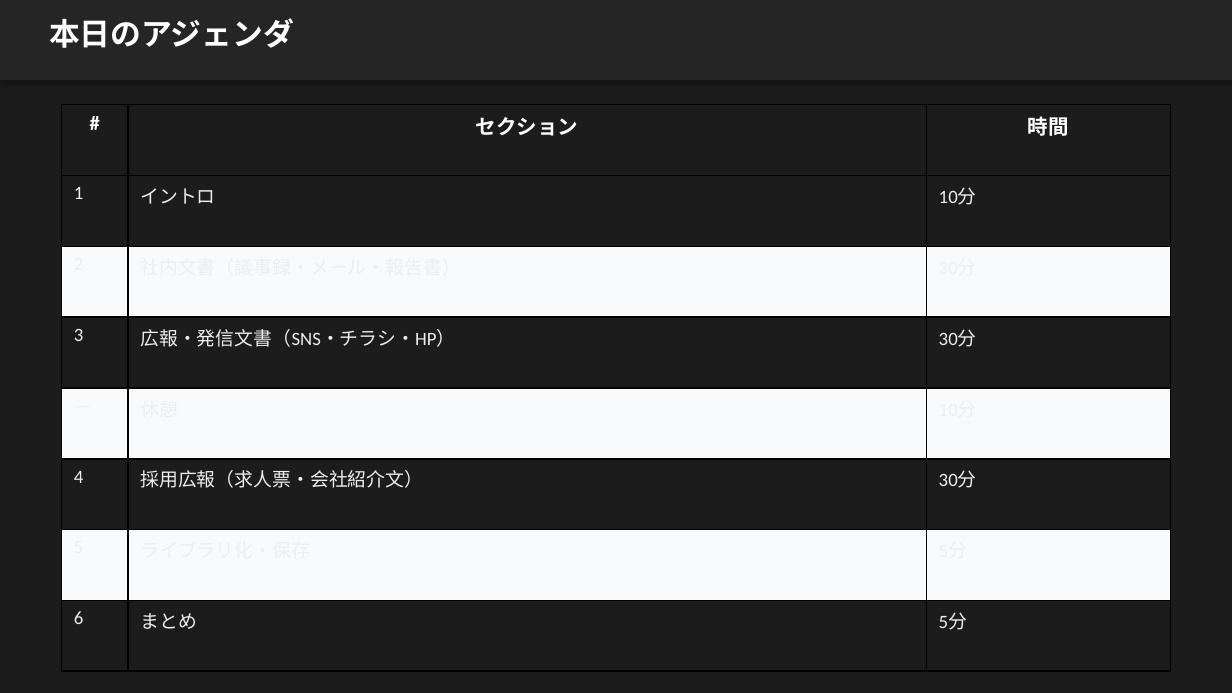
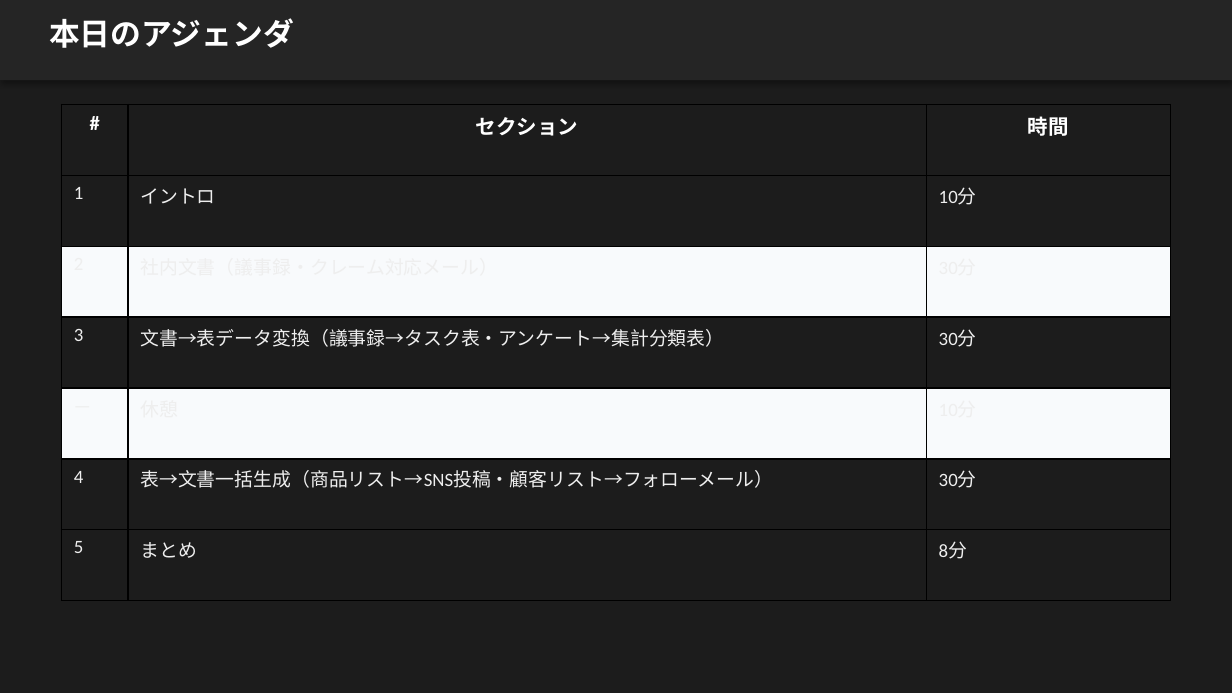
Before and after one commit to zatune-gif/kurashi-no-dodai-log, a slide deck: slide 2 of 00-01_han-ai/training-materials/course02_jissen_bunsho.pptx. Drawn at 1232x693 pixels with LibreOffice and Linux fonts; fonts in the diff are those of the drawing. Boxes give left, top, right and bottom in pixels: in the first picture for what was removed or moved away, otherwise in the second. Text is boxed around its words. In the diff, an @@ line names an element or a change of style, - is before the commit and + after.

```diff
--- a/00-01_han-ai/training-materials/course02_jissen_bunsho.pptx
+++ b/00-01_han-ai/training-materials/course02_jissen_bunsho.pptx
@@ table at box(62, 105, 1170, 671) @@
-row 3, column 2: 社内文書（議事録・メール・報告書）
+row 3, column 2: 社内文書（議事録・クレーム対応メール）
-row 4, column 2: 広報・発信文書（SNS・チラシ・HP）
+row 4, column 2: 文書→表データ変換（議事録→タスク表・アンケート→集計分類表）
-row 6: 4 | 採用広報（求人票・会社紹介文） | 30分
-row 7: 5 | ライブラリ化・保存 | 5分
-row 8: 6 | まとめ | 5分
+row 6: 4 | 表→文書一括生成（商品リスト→SNS投稿・顧客リスト→フォローメール） | 30分
+row 7: 5 | まとめ | 8分
```
Also in this commit, not shown: 8 other files.
